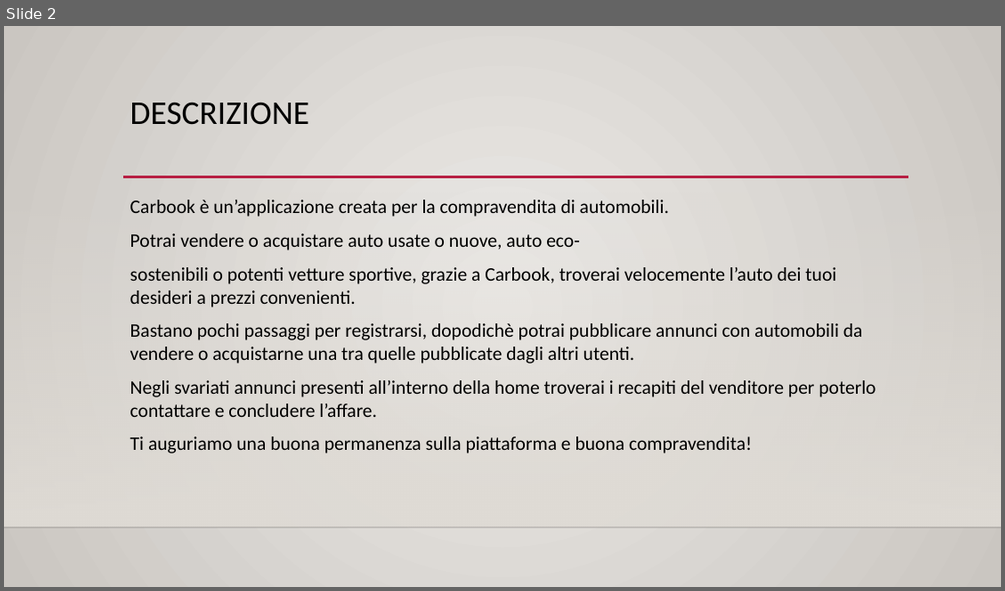
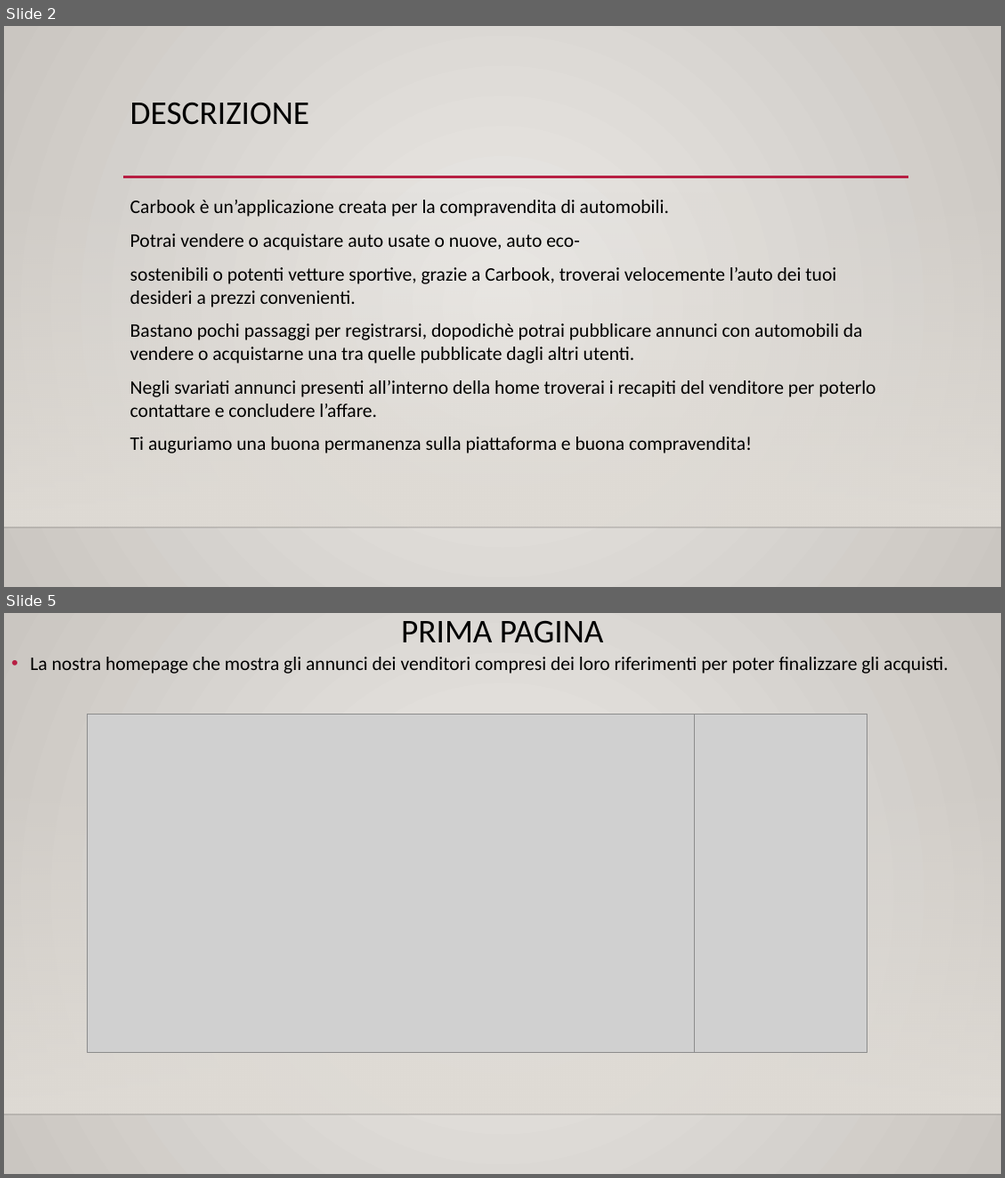
Before and after one commit to LucaNastasi/LibroAuto, a slide deck: presentazione.pptx. Shown one above the other, each under a label of ours: slide 2 before the commit, slides 2 and 5 after it; the slides between them are not shown. The pictures are 1005x591 and 1005x1178 pixels, drawn with LibreOffice and Linux fonts; fonts in the diff are those of the drawing; grey boxes stand for pictures; background and template pictures are left out. Boxes give left, top, right and bottom in pixels: in the first picture for what was removed or moved away, otherwise in the second. Text is boxed around its words. In the diff, an @@ line names an element or a change of style, - is before the commit and + after.

```diff
--- a/presentazione.pptx
+++ b/presentazione.pptx
@@ slide 5 added at [4,613,1001,1174], background gradient #ECEAE7 to #CAC7C1; not listed: 2 template elements that a slide beside it also shows @@
@@ title added at [401,620,604,643], 32 pt, text #000000 @@
+PRIMA PAGINA
@@ text added at [30,657,948,674], 18.5 pt, text #000000 @@
+• La nostra homepage che mostra gli annunci dei venditori compresi dei loro riferimenti per poter finalizzare gli acquisti.
@@ picture added at [87,714,695,1052] @@
@@ picture added at [695,714,867,1052] @@
```
Also in this commit, not shown: 1 slide changed, 5 other slides added, 1 other file.
